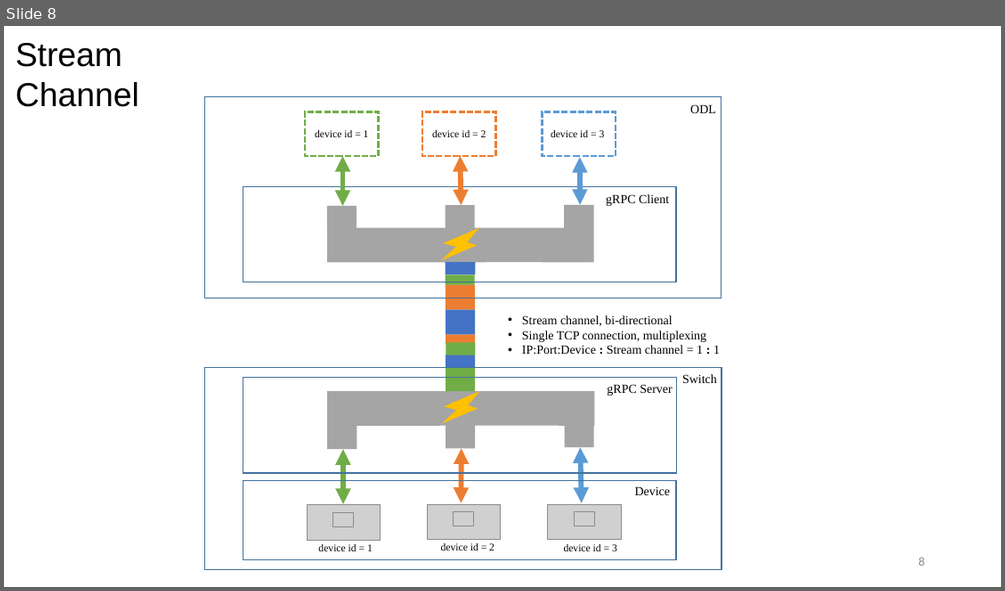
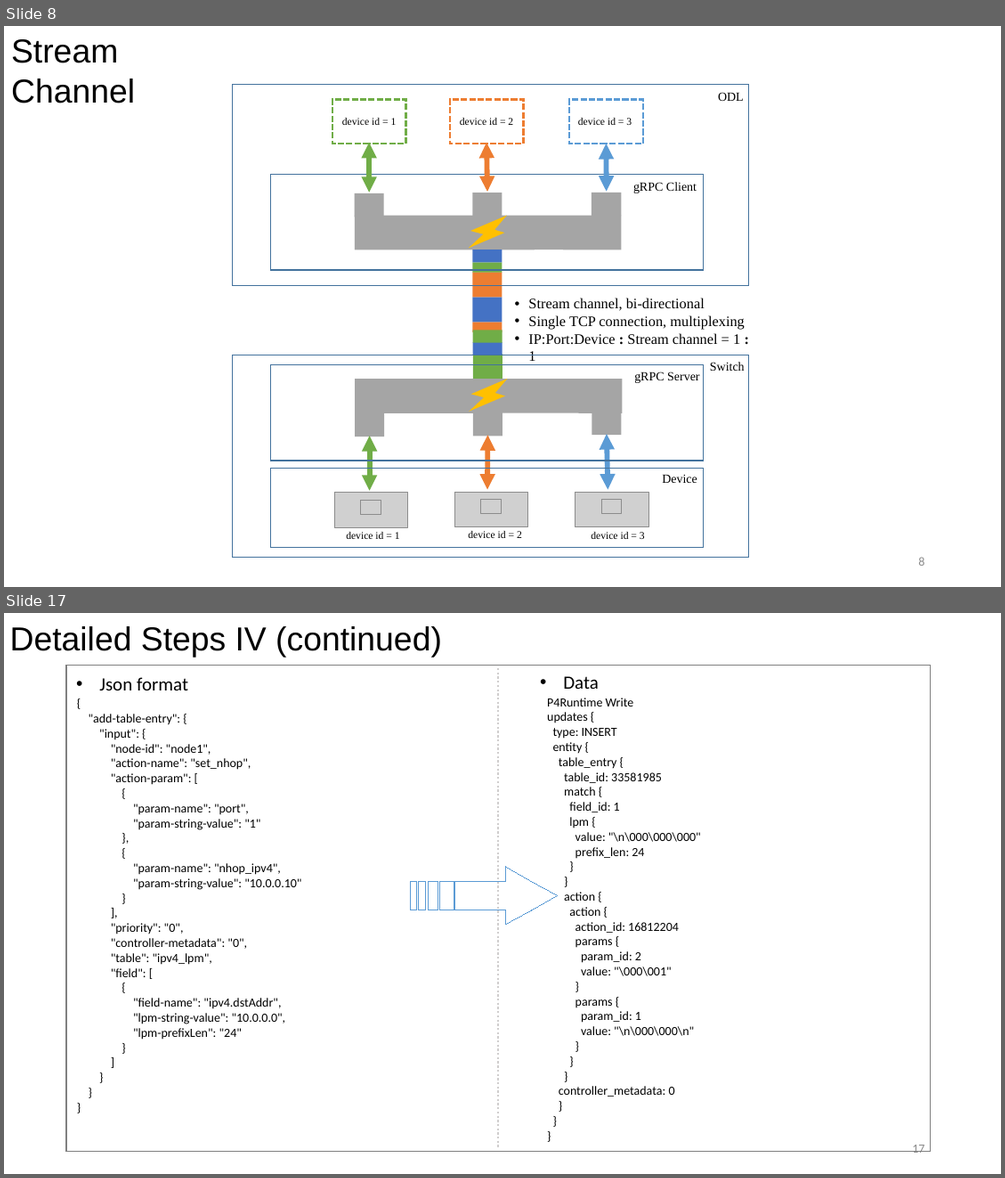
Before and after one commit to dingrui37/resources, a slide deck: ODL+P4 GNTC.pptx. Shown one above the other, each under a label of ours: slide 8 before the commit, slides 8 and 17 after it; the slides between them are not shown. The pictures are 1005x591 and 1005x1178 pixels, drawn with LibreOffice and Linux fonts; fonts in the diff are those of the drawing; grey boxes stand for pictures; background and template pictures are left out. Boxes give left, top, right and bottom in pixels: in the first picture for what was removed or moved away, otherwise in the second. Text is boxed around its words. In the diff, an @@ line names an element or a change of style, - is before the commit and + after.

```diff
--- a/ODL+P4 GNTC.pptx
+++ b/ODL+P4 GNTC.pptx
@@ slide 17 added at (4,613,1001,1174), background #FFFFFF @@
@@ text added at (10,626,442,657), 32 pt, text #000000 @@
+Detailed Steps IV (continued)
@@ rectangle added at (66,666,930,1151), outline #808080 1 pt @@
@@ text added at (99,677,188,690), 18 pt, text #000000 @@
+• Json format
@@ line added from (498, 668) to (498, 1149), #D0CECE 2 pt dashed @@
@@ text added at (563,676,599,689), 18 pt, text #000000 @@
+• Data
@@ text added at (89,714,301,1039), 12 pt, text #000000 @@
+{
+"add-table-entry": {
+"input": {
+"node-id": "node1",
+"action-name": "set_nhop",
+"action-param": [
+{
+"param-name": "port",
+"param-string-value": "1"
+},
+{
+"param-name": "nhop_ipv4",
+"param-string-value": "10.0.0.10"
+}
+],
+"priority": "0",
+"controller-metadata": "0",
+"table": "ipv4_lpm",
+"field": [
+{
+"field-name": "ipv4.dstAddr",
+"lpm-string-value": "10.0.0.0",
+"lpm-prefixLen": "24"
+}
+]
+}
+}
+}
@@ text added at (547,698,701,1096), 12 pt, text #000000 @@
+P4Runtime Write
+updates {
+type: INSERT
+entity {
+table_entry {
+table_id: 33581985
+match {
+field_id: 1
+lpm {
+value: "\n\000\000\000"
+prefix_len: 24
+}
+}
+action {
+action {
+action_id: 16812204
+params {
+param_id: 2
+value: "\000\001"
+}
+params {
+param_id: 1
+value: "\n\000\000\n"
+}
+}
+}
+controller_metadata: 0
+}
+}
+}
@@ freeform shape added at (410,867,558,925), outline #5B9BD5 0.75 pt @@
@@ page number added at (912,1144,924,1152), 12 pt, text #8C8C8C @@
+17
@@ slide 8 changed as well @@
@@ text "Stream Channel": place and size @@
-text "Stream Channel" at (16,43,139,107)
+text "Stream Channel" at (11,39,135,103)
@@ 22 rectangles, 8 texts, 6 pictures, 6 double arrows, 4 freeform shapes: place and size @@
-22 rectangles, 8 texts, 6 pictures, 6 double arrows, 4 freeform shapes at (205,96,722,570)
+22 rectangles, 8 texts, 6 pictures, 6 double arrows, 4 freeform shapes at (232,85,749,557)
@@ text "Stream channel, bi-directional": place and size @@
-text "Stream channel, bi-directional" at (522,315,720,354)
+text "Stream channel, bi-directional" at (528,297,744,361)
@@ text "Stream channel, bi-directional" at (528,297,744,361): size 12 to 14 pt @@
```
Also in this commit, not shown: 9 other slides changed, 11 other slides added, 1 slide removed.
